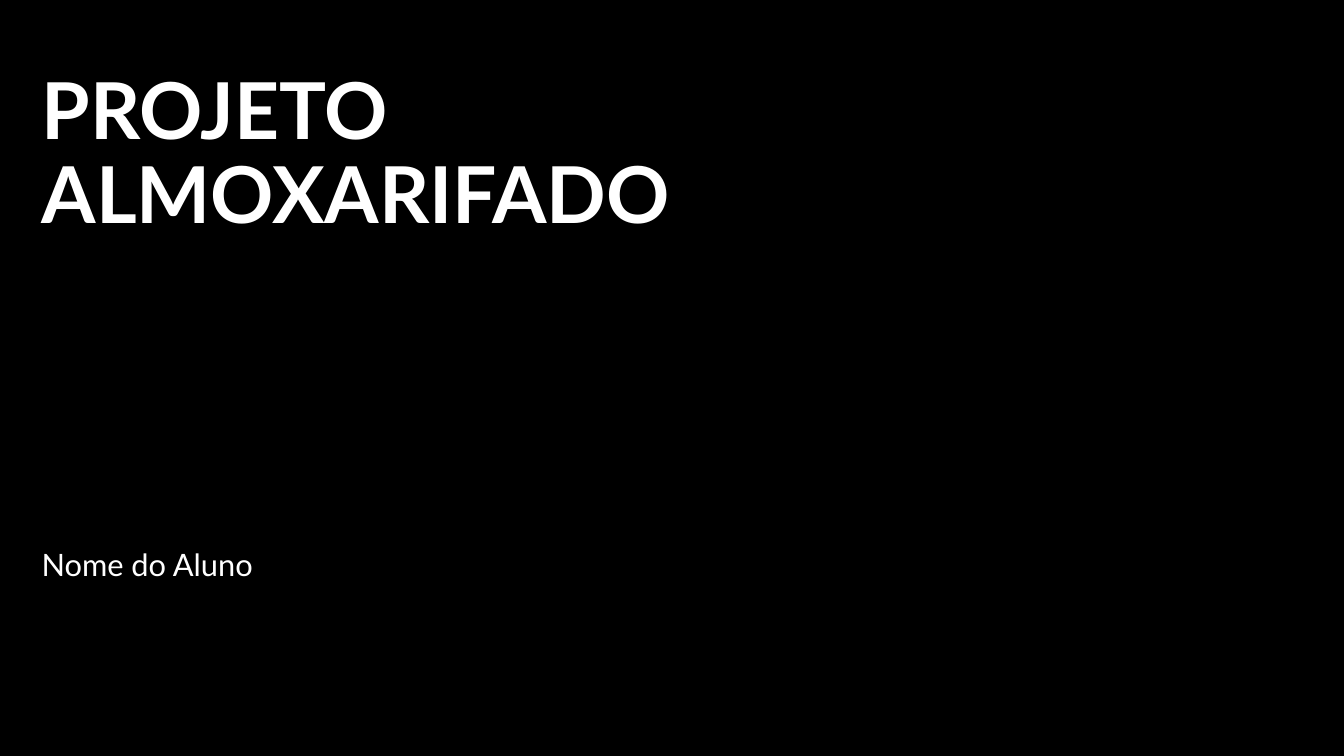
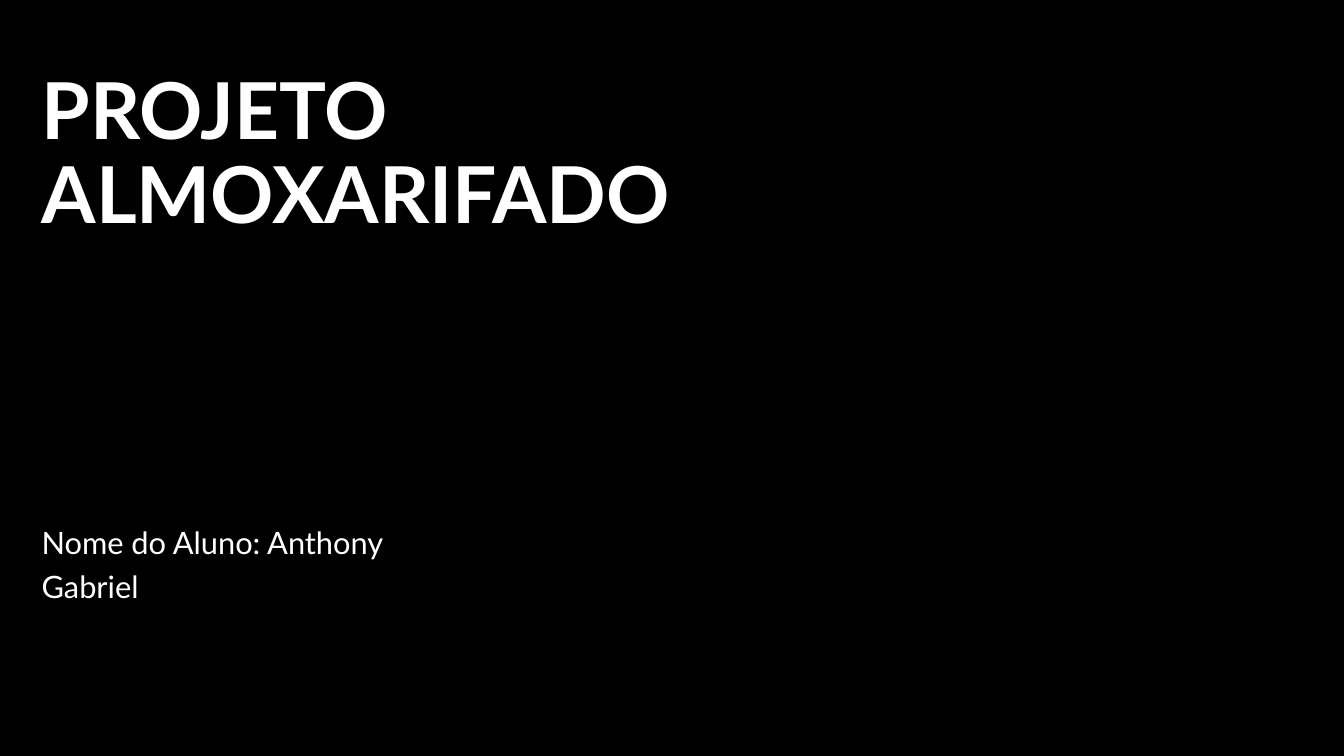
Before and after one commit to anthonyg771/alomoxarifadoafroditeAnt, a slide deck: slide 1 of Documentacao/ModelagemSistema_TemplateInicial.pptx. Drawn at 1344x756 pixels with LibreOffice and Linux fonts; fonts in the diff are those of the drawing. Boxes give left, top, right and bottom in pixels: in the first picture for what was removed or moved away, otherwise in the second. Text is boxed around its words. In the diff, an @@ line names an element or a change of style, - is before the commit and + after.

Commit message:
ultima aula desse projeto

```diff
--- a/Documentacao/ModelagemSistema_TemplateInicial.pptx
+++ b/Documentacao/ModelagemSistema_TemplateInicial.pptx
@@ subtitle at (42,531,383,599): text changed @@
-Nome do Aluno
+Nome do Aluno: Anthony Gabriel
```
Also in this commit, not shown: 15 other files.
